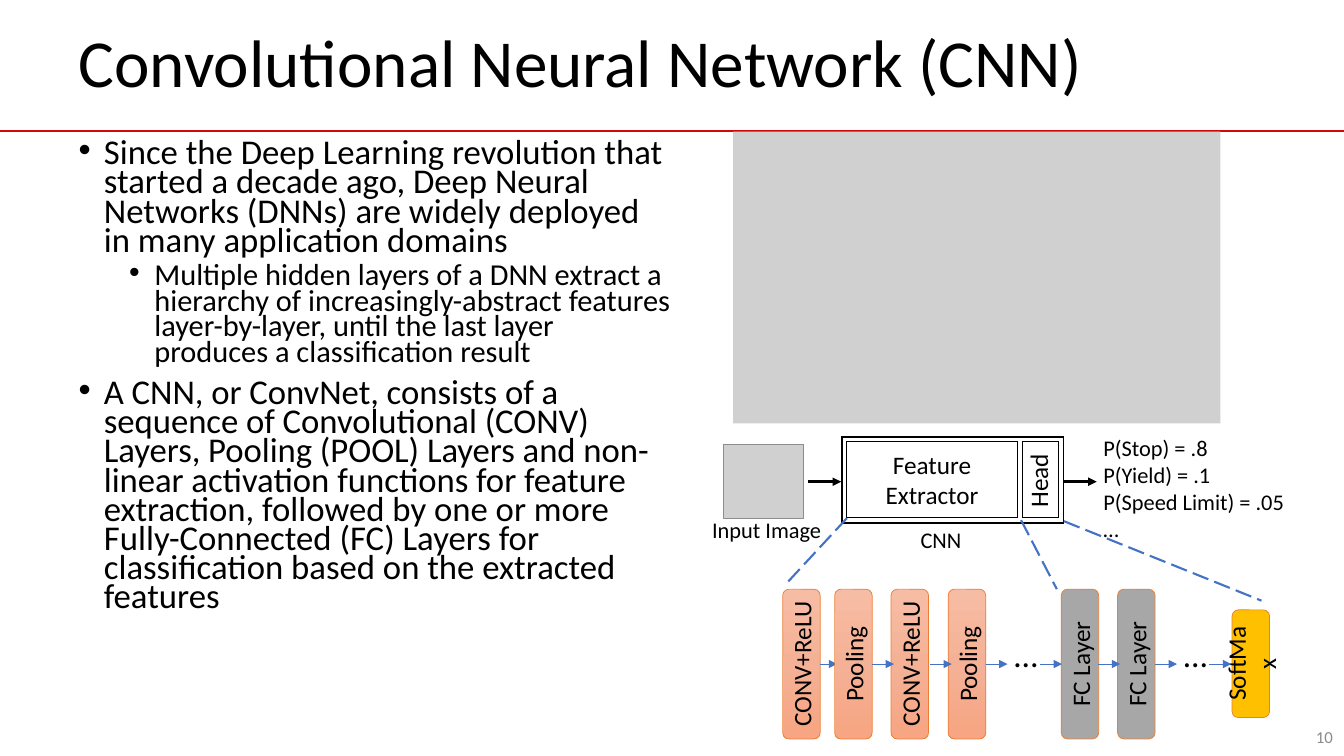
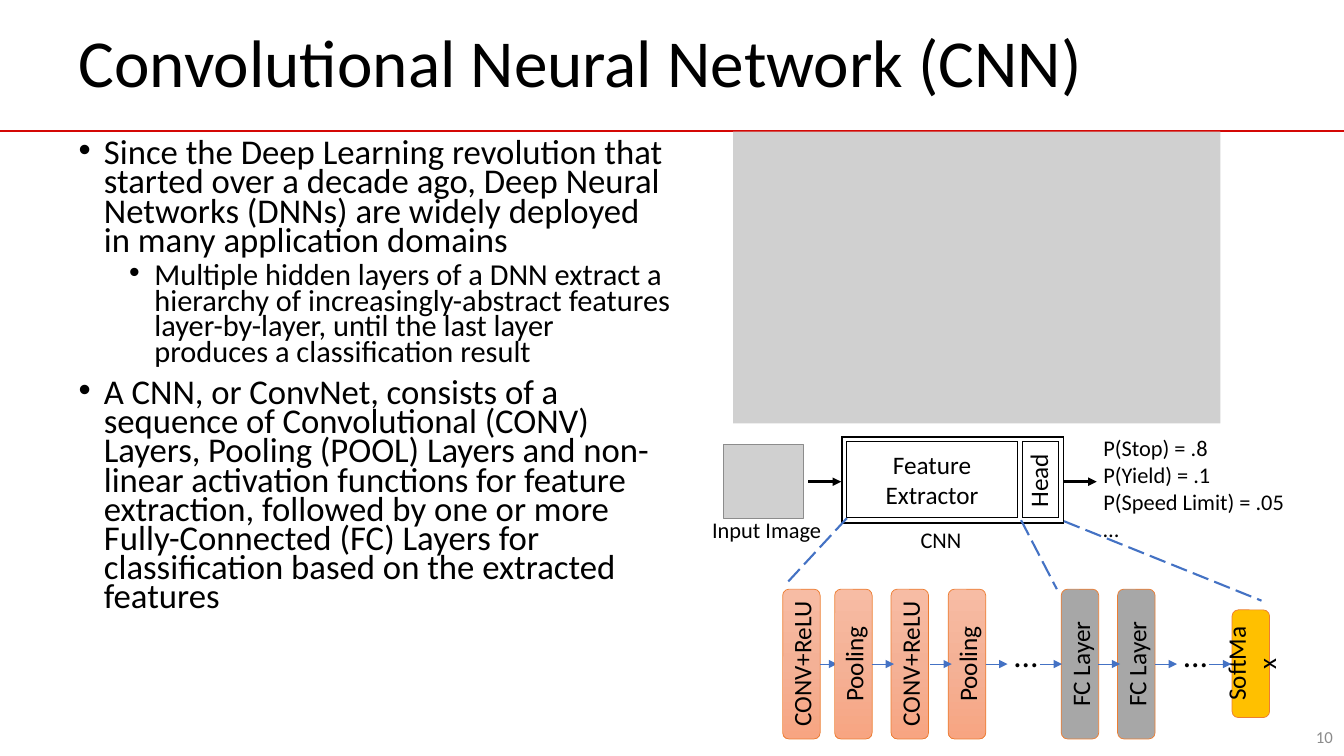
Before and after one commit to guhofstra/CSC144V, a slide deck: slide 10 of PPTs/L3.1 Convolutional Neural Networks.pptx. Drawn at 1344x756 pixels with LibreOffice and Linux fonts; fonts in the diff are those of the drawing; grey boxes stand for pictures. Boxes give left, top, right and bottom in pixels: in the first picture for what was removed or moved away, otherwise in the second. Text is boxed around its words. In the diff, an @@ line names an element or a change of style, - is before the commit and + after.

```diff
--- a/PPTs/L3.1 Convolutional Neural Networks.pptx
+++ b/PPTs/L3.1 Convolutional Neural Networks.pptx
@@ text at (104, 140, 662, 258): text changed @@
-• Since the Deep Learning revolution that started a decade ago, Deep Neural Networks (DNNs) are widely deployed in many application domains
+• Since the Deep Learning revolution that started over a decade ago, Deep Neural Networks (DNNs) are widely deployed in many application domains
```
Also in this commit, not shown: 5 other slides changed, 1 other file.
